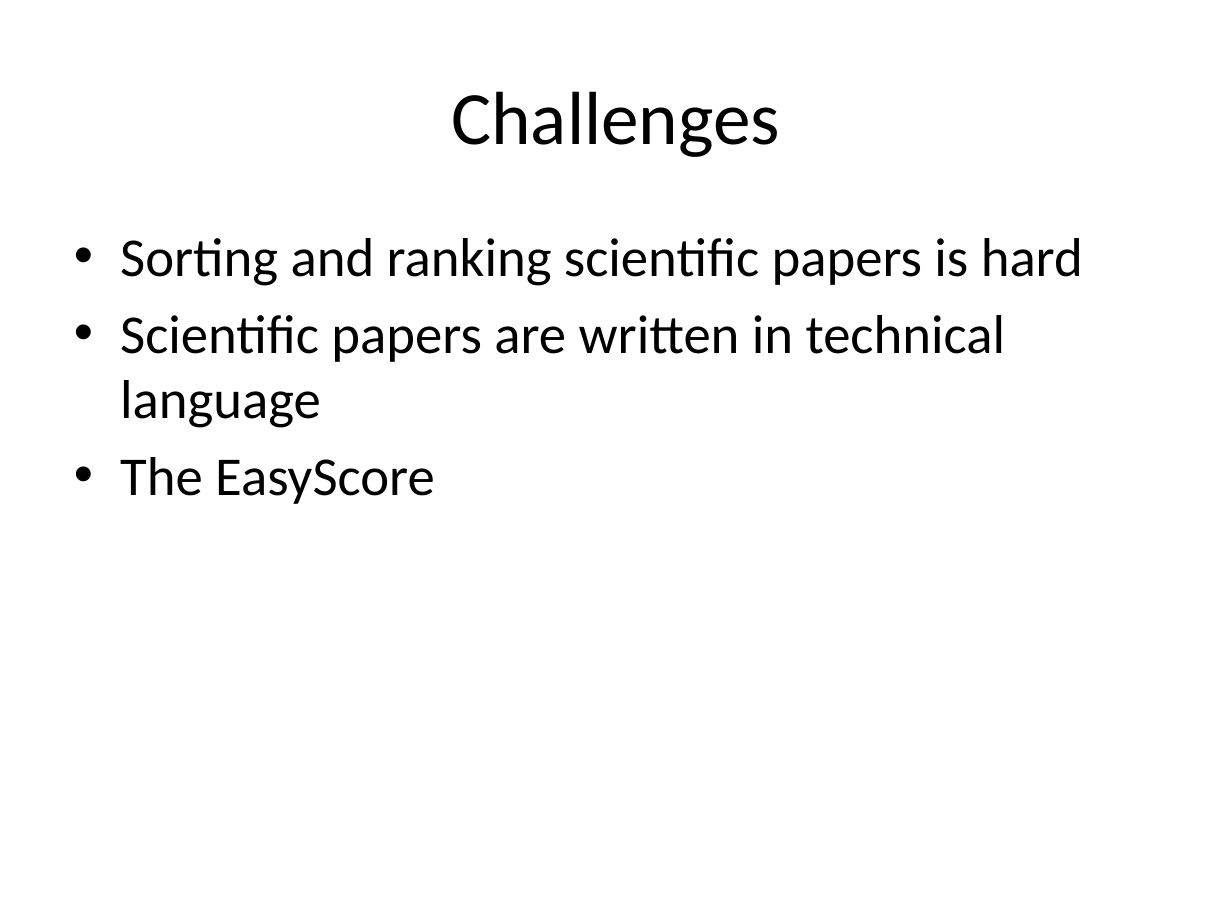
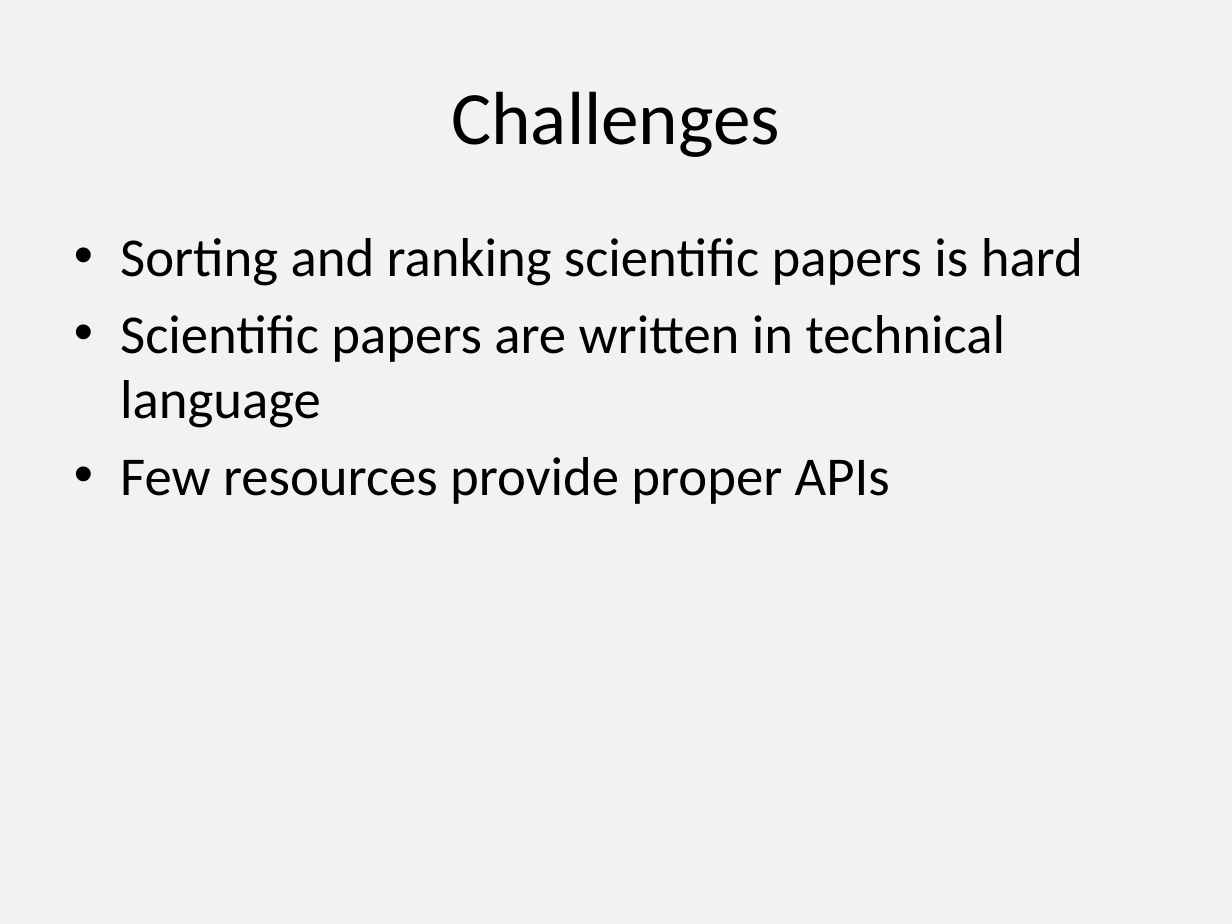
Before and after one commit to lehmannro/validitychecker, a slide deck: slide 5 of slideshare.pptx (slide 4 before the commit). Drawn at 1232x924 pixels with LibreOffice and Linux fonts; fonts in the diff are those of the drawing. Boxes give left, top, right and bottom in pixels: in the first picture for what was removed or moved away, otherwise in the second. Text is boxed around its words. In the diff, an @@ line names an element or a change of style, - is before the commit and + after.

```diff
--- a/slideshare.pptx
+++ b/slideshare.pptx
@@ background #FFFFFF to #F2F2F2 @@
@@ text at <box>120,457,890,504</box>: text changed @@
-• The EasyScore
+• Few resources provide proper APIs
```
Also in this commit, not shown: 5 other slides changed, 7 slides added, 3 slides removed.
